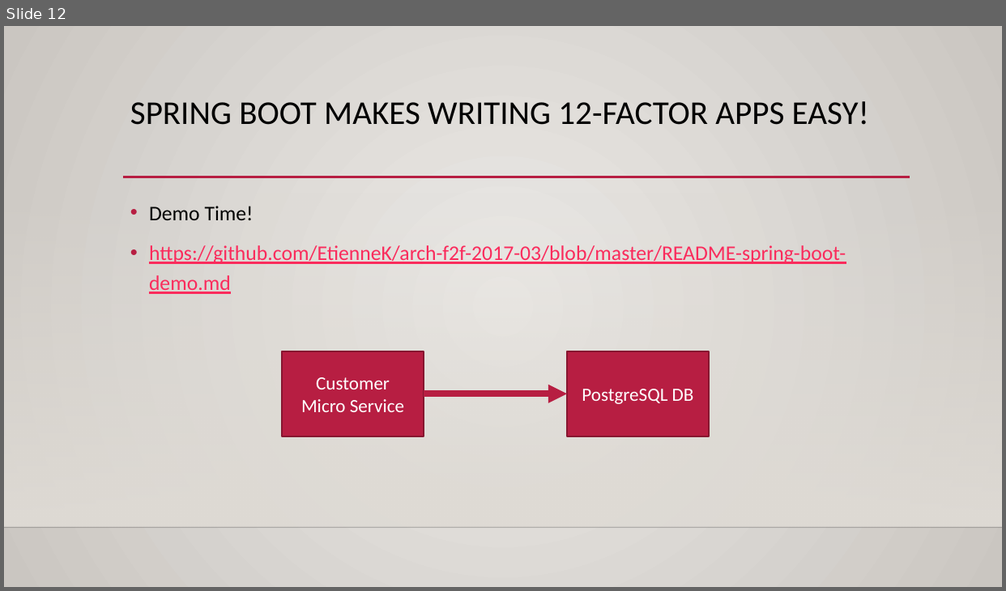
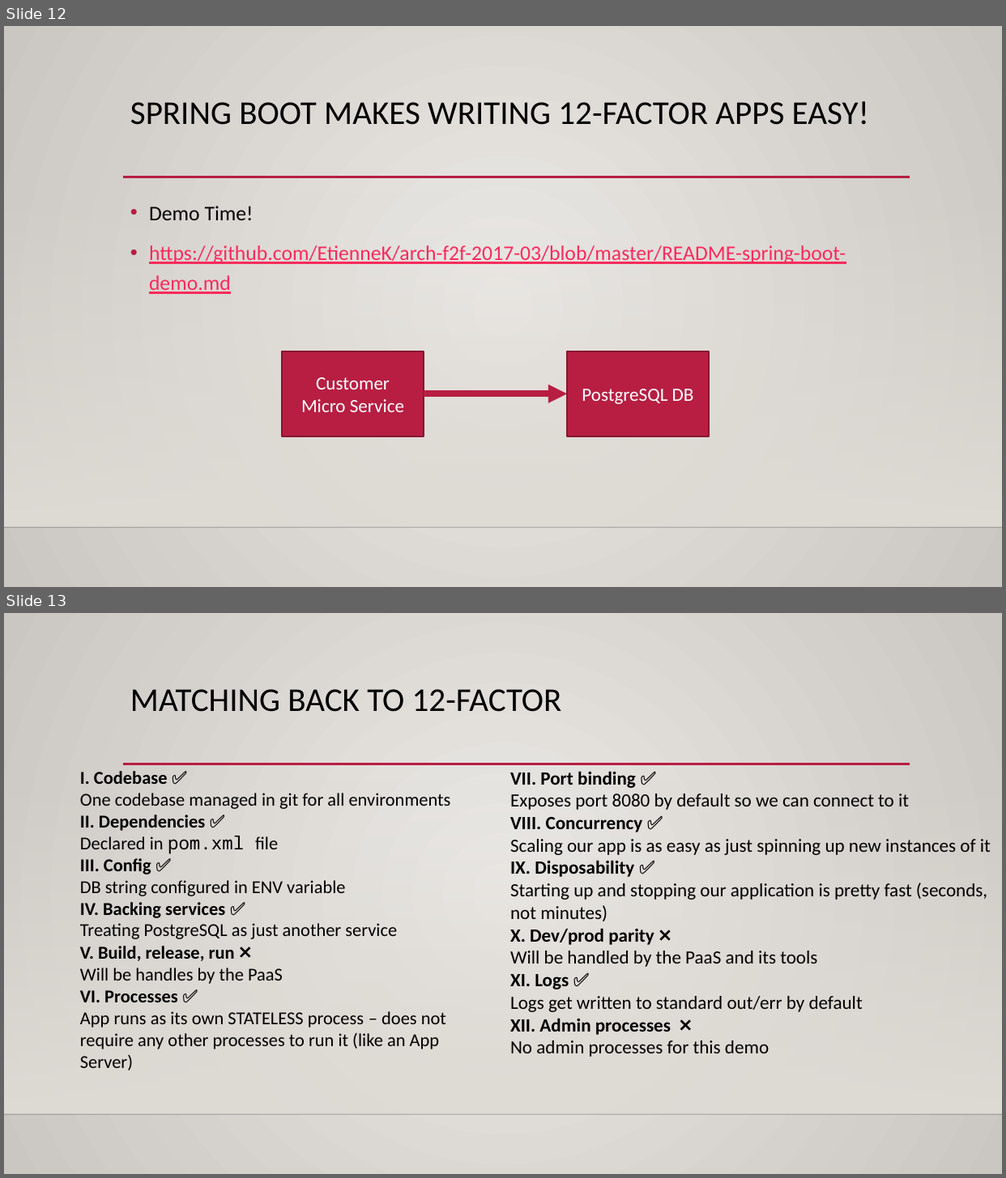
Before and after one commit to EtienneK/arch-f2f-2017-03, a slide deck: presentation.pptx. Shown one above the other, each under a label of ours: slide 12 before the commit, slides 12 and 13 after it. The pictures are 1006x591 and 1006x1178 pixels, drawn with LibreOffice and Linux fonts; fonts in the diff are those of the drawing; background and template pictures are left out. Boxes give left, top, right and bottom in pixels: in the first picture for what was removed or moved away, otherwise in the second. Text is boxed around its words. In the diff, an @@ line names an element or a change of style, - is before the commit and + after.

Commit message:
- Added docker file for heroku (just in case the CLI gives me issues)\n- Updated presentation

```diff
--- a/presentation.pptx
+++ b/presentation.pptx
@@ slide 13 added at box(4, 613, 1002, 1174), background gradient #ECEAE7 to #CAC7C1; not listed: 3 template elements that a slide beside it also shows @@
@@ title added at box(130, 689, 562, 712), 32 pt, text #000000 @@
+MATCHING BACK TO 12-FACTOR
@@ text added at box(80, 771, 451, 1071), 17.5 pt, text #000000 @@
+I. Codebase ✅
+One codebase managed in git for all environments
+II. Dependencies ✅
+Declared in pom.xml file
+III. Config ✅
+DB string configured in ENV variable
+IV. Backing services ✅
+Treating PostgreSQL as just another service
+V. Build, release, run ❌
+Will be handles by the PaaS
+VI. Processes ✅
+App runs as its own STATELESS process – does not require any other processes to run it (like an App Server)
@@ text added at box(510, 771, 991, 1057), 18 pt, text #000000 @@
+VII. Port binding ✅
+Exposes port 8080 by default so we can connect to it
+VIII. Concurrency ✅
+Scaling our app is as easy as just spinning up new instances of it
+IX. Disposability ✅
+Starting up and stopping our application is pretty fast (seconds, not minutes)
+X. Dev/prod parity ❌
+Will be handled by the PaaS and its tools
+XI. Logs ✅
+Logs get written to standard out/err by default
+XII. Admin processes ❌
+No admin processes for this demo
```
Also in this commit, not shown: 2 other files.
